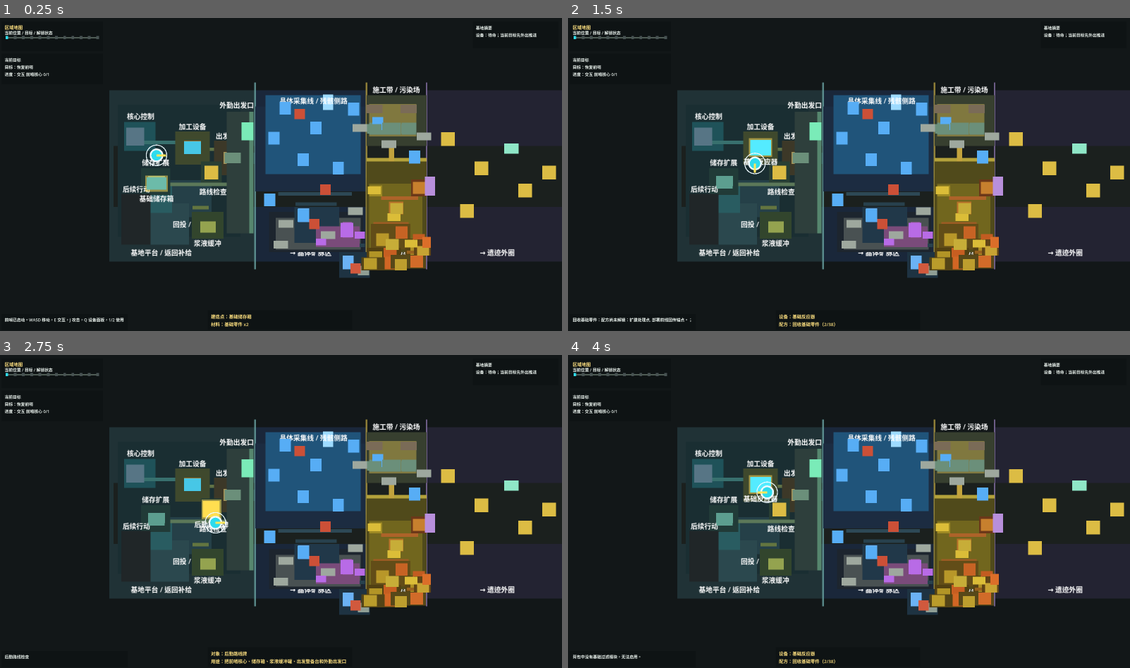
Above: before the commit, frames 1-4 (two rows, left to right).
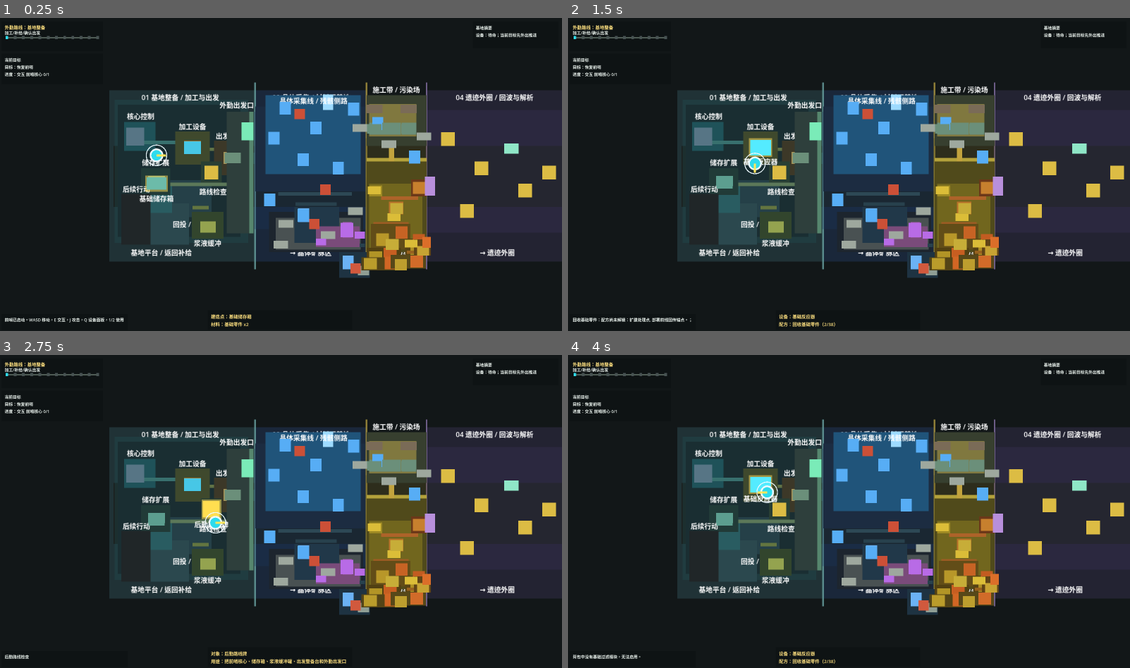
Above: after the commit, the same moments.

Repository: laugh0608/RadishCatalyst
Game: Godot game, scene res://scenes/boot/Boot.tscn
Same seed, same stepped clock (60 frames per second), same inputs: the game is played once before the commit and once after it.
Inputs (mouse positions are in pixels of both pictures, inside the frame that each line leads up to):
- Up to frame 1 (0.25 s): no input
- Up to frame 2 (1.5 s): tap Enter at 0.5 s; move the mouse to (972, 158) at 0.52 s; hold D (move_right) 0.53-1.28 s; tap J (attack) at 0.6 s; click (972, 158) at 0.67 s; move the mouse to (736, 190) at 1.27 s; hold S (move_down) from 1.28 s (still down); tap R (cycle_recipe) at 1.35 s
- Up to frame 3 (2.75 s): move the mouse to (337, 442) at 2.02 s; release S (move_down) at 2.03 s; hold D (move_right) from 2.03 s (still down); tap E (interact) at 2.1 s
- Up to frame 4 (4 s): move the mouse to (820, 577) at 2.77 s; release D (move_right) at 2.78 s; hold W (move_up) 2.78-3.53 s; tap Q (toggle_device_panel) at 2.85 s; click (820, 577) at 2.92 s; move the mouse to (1017, 561) at 3.52 s; hold A (move_left) from 3.53 s (still down); tap F (toggle_module) at 3.6 s

The runs differ from the first frame. In frame 1, 0.7% of the frame differs, in the area x 0-95%, y 2-70%; in frame 2, 0.7%; in frame 3, 0.7%; in frame 4, 0.7%.

Commit message:
feat: 建设Demo整段可试玩呈现
- 在场景中加入五段外勤路线呈现层

- 小地图显示当前路线阶段与目标阶段

- 自动检查覆盖路线层和HUD阶段摘要

- 推进入口文档到S0完整取样验收

Diff:
--- a/client/scenes/maps/VerticalSliceMap.tscn
+++ b/client/scenes/maps/VerticalSliceMap.tscn
@@ -140,6 +140,90 @@
 offset_right = 382.0
 offset_bottom = 218.0
 color = Color(0.5, 0.42, 0.62, 0.82)
+
+[node name="DemoRoutePresentationLayer" type="Node2D" parent="."]
+
+[node name="DemoRouteBaseBand" type="ColorRect" parent="DemoRoutePresentationLayer"]
+offset_left = -348.0
+offset_top = -178.0
+offset_right = -36.0
+offset_bottom = 156.0
+color = Color(0.12, 0.32, 0.34, 0.3)
+
+[node name="DemoRouteBaseLabel" type="Label" parent="DemoRoutePresentationLayer"]
+offset_left = -330.0
+offset_top = -196.0
+offset_right = -58.0
+offset_bottom = -172.0
+text = "01 基地整备 / 加工与出发"
+horizontal_alignment = 1
+
+[node name="DemoRouteCrystalBand" type="ColorRect" parent="DemoRoutePresentationLayer"]
+offset_left = -22.0
+offset_top = -150.0
+offset_right = 238.0
+offset_bottom = 124.0
+color = Color(0.1, 0.22, 0.38, 0.3)
+
+[node name="DemoRouteCrystalLabel" type="Label" parent="DemoRoutePresentationLayer"]
+offset_left = -8.0
+offset_top = -196.0
+offset_right = 230.0
+offset_bottom = -172.0
+text = "02 晶体采集 / 材料回基地"
+horizontal_alignment = 1
+
+[node name="DemoRoutePollutionBand" type="ColorRect" parent="DemoRoutePresentationLayer"]
+offset_left = 238.0
+offset_top = -88.0
+offset_right = 382.0
+offset_bottom = 176.0
+color = Color(0.34, 0.3, 0.09, 0.3)
+
+[node name="DemoRoutePollutionLabel" type="Label" parent="DemoRoutePresentationLayer"]
+offset_left = 242.0
+offset_top = -112.0
+offset_right = 380.0
+offset_bottom = -88.0
+text = "03 污染排压"
+horizontal_alignment = 1
+
+[node name="DemoRouteRuinBand" type="ColorRect" parent="DemoRoutePresentationLayer"]
+offset_left = 382.0
+offset_top = -154.0
+offset_right = 700.0
+offset_bottom = 132.0
+color = Color(0.24, 0.2, 0.36, 0.3)
+
+[node name="DemoRouteRuinLabel" type="Label" parent="DemoRoutePresentationLayer"]
+offset_left = 404.0
+offset_top = -196.0
+offset_right = 674.0
+offset_bottom = -172.0
+text = "04 遗迹外圈 / 回波与解析"
+horizontal_alignment = 1
+
+[node name="DemoRouteCoreApproachFlow" type="ColorRect" parent="DemoRoutePresentationLayer"]
+offset_left = 700.0
+offset_top = -52.0
+offset_right = 3640.0
+offset_bottom = -38.0
+color = Color(0.38, 0.31, 0.22, 0.52)
+
+[node name="DemoRouteCoreBand" type="ColorRect" parent="DemoRoutePresentationLayer"]
+offset_left = 3640.0
+offset_top = -164.0
+offset_right = 4204.0
+offset_bottom = 156.0
+color = Color(0.12, 0.33, 0.3, 0.3)
+
+[node name="DemoRouteCoreLabel" type="Label" parent="DemoRoutePresentationLayer"]
+offset_left = 3664.0
+offset_top = -196.0
+offset_right = 4180.0
+offset_bottom = -172.0
+text = "05 核心稳定站 / 守卫与写入"
+horizontal_alignment = 1
 
 [node name="BaseDirectionLabel" type="Label" parent="."]
 offset_left = -342.0
--- a/client/scripts/checks/first_hour_readability_check.gd
+++ b/client/scripts/checks/first_hour_readability_check.gd
@@ -45,6 +45,15 @@
 	var crystal_boundary := map.get_node("RegionBoundaryCrystal") as ColorRect
 	var pollution_boundary_line := map.get_node("RegionBoundaryPollution") as ColorRect
 	var ruin_boundary := map.get_node("RegionBoundaryRuin") as ColorRect
+	var demo_route_layer := map.get_node("DemoRoutePresentationLayer") as Node2D
+	var demo_route_base := map.get_node("DemoRoutePresentationLayer/DemoRouteBaseBand") as ColorRect
+	var demo_route_crystal := map.get_node("DemoRoutePresentationLayer/DemoRouteCrystalBand") as ColorRect
+	var demo_route_pollution := map.get_node("DemoRoutePresentationLayer/DemoRoutePollutionBand") as ColorRect
+	var demo_route_ruin := map.get_node("DemoRoutePresentationLayer/DemoRouteRuinBand") as ColorRect
+	var demo_route_core_flow := map.get_node("DemoRoutePresentationLayer/DemoRouteCoreApproachFlow") as ColorRect
+	var demo_route_core := map.get_node("DemoRoutePresentationLayer/DemoRouteCoreBand") as ColorRect
+	var demo_route_base_label := map.get_node("DemoRoutePresentationLayer/DemoRouteBaseLabel") as Label
+	var demo_route_core_label := map.get_node("DemoRoutePresentationLayer/DemoRouteCoreLabel") as Label
 	var base_deck := map.get_node("OpeningSceneLayer/BaseDeckFloor") as ColorRect
 	var core_pad := map.get_node("OpeningSceneLayer/BaseCorePad") as ColorRect
 	var core_marker := map.get_node("OpeningSceneLayer/BaseCoreObjectMarker") as ColorRect
@@ -130,6 +139,24 @@
 		true,
 		"opening scene region boundaries make route transitions visible"
 	)
+	host._expect_equal(demo_route_layer != null, true, "demo playable route layer exists")
+	host._expect_equal(
+		_is_rect_covering_position(demo_route_base, player.position)
+			and _is_rect_covering_position(demo_route_crystal, crystal_cluster.position)
+			and _is_rect_covering_position(demo_route_pollution, polluted_enemy.position)
+			and _is_rect_covering_position(demo_route_ruin, Vector2(520.0, 0.0))
+			and _is_rect_covering_position(demo_route_core, Vector2(3680.0, 0.0)),
+		true,
+		"demo playable route bands cover the S0 base, crystal, pollution, ruin and core beats"
+	)
+	host._expect_equal(
+		demo_route_core_flow.offset_left <= 700.0
+			and demo_route_core_flow.offset_right >= VerticalSliceMap.DEMO_STABILIZATION_CORE_REGION_X,
+		true,
+		"demo playable route keeps the late approach visually connected to the core station"
+	)
+	host._expect_text_contains(demo_route_base_label.text, "基地整备", "demo route label names the base preparation beat")
+	host._expect_text_contains(demo_route_core_label.text, "核心稳定站", "demo route label names the final station beat")
 	host._expect_equal(
 		base_deck.offset_left <= VerticalSliceMap.PLAY_BOUNDS_MIN.x + 24.0
 			and base_deck.offset_right < VerticalSliceMap.CRYSTAL_REGION_X,
@@ -566,8 +593,12 @@
 
 
 func _check_hud_map_runtime_labels() -> void:
+	var map := VerticalSliceMapScene.instantiate() as VerticalSliceMap
 	var hud := PrototypeHudScene.instantiate() as PrototypeHud
+	host.root.add_child(map)
 	host.root.add_child(hud)
+	map.setup(host.data_registry)
+	hud.configure_map_presenter(host.data_registry, map)
 	hud._ensure_runtime_nodes()
 	host._expect_equal(
 		hud._format_map_marker_runtime_label("基地\n当前\n目标"),
@@ -579,6 +610,21 @@
 		"晶体",
 		"first-hour minimap hides low-value locked status text"
 	)
+	var world := WorldState.create_default()
+	var character := CharacterState.create_default()
+	world.current_region_id = "region.outpost_platform"
+	world.quest_state.active_quest_ids = ["quest.scout_crystal_field"]
+	hud.update_status(host.data_registry, world, character)
+	host._expect_text_contains(hud.map_title_label.text, "基地整备", "first-hour minimap title names current S0 route beat")
+	host._expect_text_contains(hud.map_hint_label.text, "晶体采集", "first-hour minimap hint names next S0 route beat")
+	world.current_region_id = "region.ruin_outer_ring"
+	world.quest_state.active_quest_ids = ["quest.salvage_signal_echo"]
+	hud.update_status(host.data_registry, world, character)
+	host._expect_text_contains(hud.map_title_label.text, "遗迹外圈", "first-hour minimap title follows ruin route beat")
+	world.current_region_id = "region.demo_stabilization_core"
+	world.quest_state.active_quest_ids = ["quest.write_demo_stabilization_core"]
+	hud.update_status(host.data_registry, world, character)
+	host._expect_text_contains(hud.map_title_label.text, "核心稳定站", "first-hour minimap title follows core station route beat")
 	hud._set_control_rect(hud.map_panel, Vector2.ZERO, Vector2(560.0, 232.0))
 	hud._layout_map_panel_contents()
 	host._expect_equal(
@@ -587,6 +633,7 @@
 		"first-hour minimap marker labels use staggered lanes"
 	)
 	hud.free()
+	map.free()
 
 
 func _check_hud_runtime_layout_first_pass() -> void:
--- a/client/scripts/ui/hud_map_presenter.gd
+++ b/client/scripts/ui/hud_map_presenter.gd
@@ -5,6 +5,29 @@
 const MAP_MARKER_TARGET_COLOR := Color(1.0, 0.78, 0.28, 1.0)
 const MAP_MARKER_UNLOCKED_COLOR := Color(0.55, 0.72, 0.66, 1.0)
 const MAP_MARKER_LOCKED_COLOR := Color(0.28, 0.32, 0.32, 1.0)
+const ROUTE_STAGE_BY_REGION := {
+	"region.outpost_platform": "基地整备",
+	"region.crystal_vein_field": "晶体采集",
+	"region.pollution_edge": "污染排压",
+	"region.ruin_outer_ring": "遗迹外圈",
+	"region.deep_ruin_threshold": "深段推进",
+	"region.inner_phase_well": "深段推进",
+	"region.phase_well_sink": "深段推进",
+	"region.phase_well_chamber": "深段推进",
+	"region.phase_well_loom": "深段推进",
+	"region.phase_well_frame": "深段推进",
+	"region.phase_well_tether": "深段推进",
+	"region.demo_stabilization_core": "核心稳定站"
+}
+const ROUTE_PURPOSE_BY_STAGE := {
+	"基地整备": "加工/补给/确认出发",
+	"晶体采集": "矿物和残骸带回基地",
+	"污染排压": "沉积物过滤成药剂",
+	"遗迹外圈": "回波和沉积物回基地解析",
+	"深段推进": "解析/回投/锚定桥推进",
+	"核心稳定站": "补给/守卫/写入反馈",
+	"外勤推进": "按当前目标推进"
+}
 
 var target_region_resolver: QuestTargetRegionResolver
 
@@ -62,6 +85,18 @@
 	for marker_view in get_marker_view_data(world_state, quest_id):
 		labels.append(String(marker_view.get("label", "")))
 	return labels
+
+
+func format_demo_route_title(world_state: WorldState, _quest_id: String) -> String:
+	return "外勤路线：%s" % _get_route_stage_label(world_state.current_region_id)
+
+
+func format_demo_route_hint(world_state: WorldState, quest_id: String) -> String:
+	var current_stage := _get_route_stage_label(world_state.current_region_id)
+	var target_stage := _get_route_stage_label(_get_quest_target_region_id(world_state, quest_id))
+	if target_stage.is_empty() or target_stage == current_stage:
+		return _get_route_stage_purpose(current_stage)
+	return "目标：%s · %s" % [target_stage, _get_route_stage_purpose(target_stage)]
 
 
 func _get_region_marker_data() -> Array[Dictionary]:
@@ -155,6 +190,18 @@
 	return MAP_MARKER_LOCKED_COLOR
 
 
+func _get_route_stage_label(region_id: String) -> String:
+	if ROUTE_STAGE_BY_REGION.has(region_id):
+		return String(ROUTE_STAGE_BY_REGION[region_id])
+	return "外勤推进"
+
+
+func _get_route_stage_purpose(stage_label: String) -> String:
+	if ROUTE_PURPOSE_BY_STAGE.has(stage_label):
+		return String(ROUTE_PURPOSE_BY_STAGE[stage_label])
+	return String(ROUTE_PURPOSE_BY_STAGE["外勤推进"])
+
+
 func _get_quest_target_region_id(world_state: WorldState, quest_id: String) -> String:
 	if quest_id.is_empty():
 		return _get_runtime_followup_region_id(world_state)
--- a/client/scripts/ui/prototype_hud.gd
+++ b/client/scripts/ui/prototype_hud.gd
@@ -531,6 +531,10 @@
 
 func _update_map_panel(world_state: WorldState, quest_id: String) -> void:
 	_ensure_runtime_nodes()
+	if map_title_label != null:
+		map_title_label.text = map_presenter.format_demo_route_title(world_state, quest_id)
+	if map_hint_label != null:
+		map_hint_label.text = map_presenter.format_demo_route_hint(world_state, quest_id)
 	var marker_view_data := map_presenter.get_marker_view_data(world_state, quest_id)
 	for index in range(mini(marker_view_data.size(), map_marker_rects.size())):
 		if map_marker_rects[index] == null or map_marker_labels[index] == null:
Not shown, changed: docs/devlogs/2026-W24.md
Not shown, changed: docs/planning/current.md
Not shown, changed: docs/planning/daily-start.md
